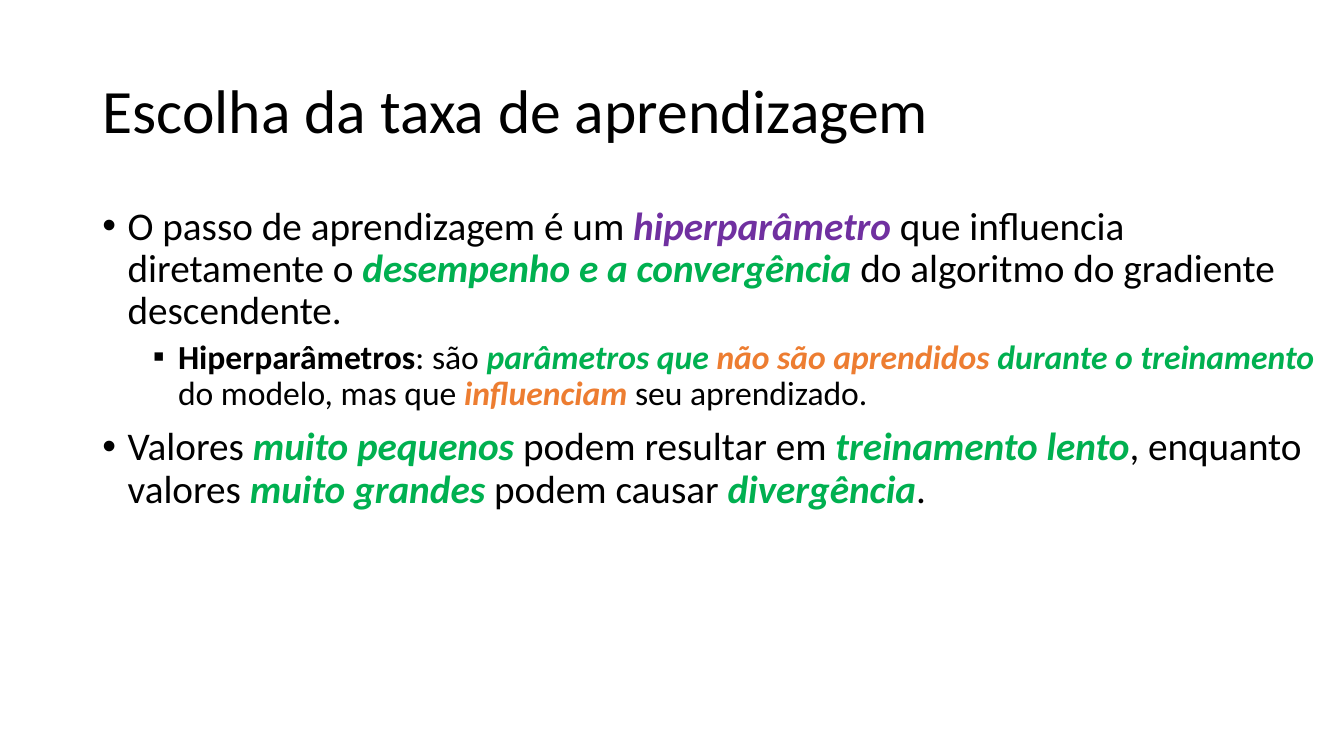
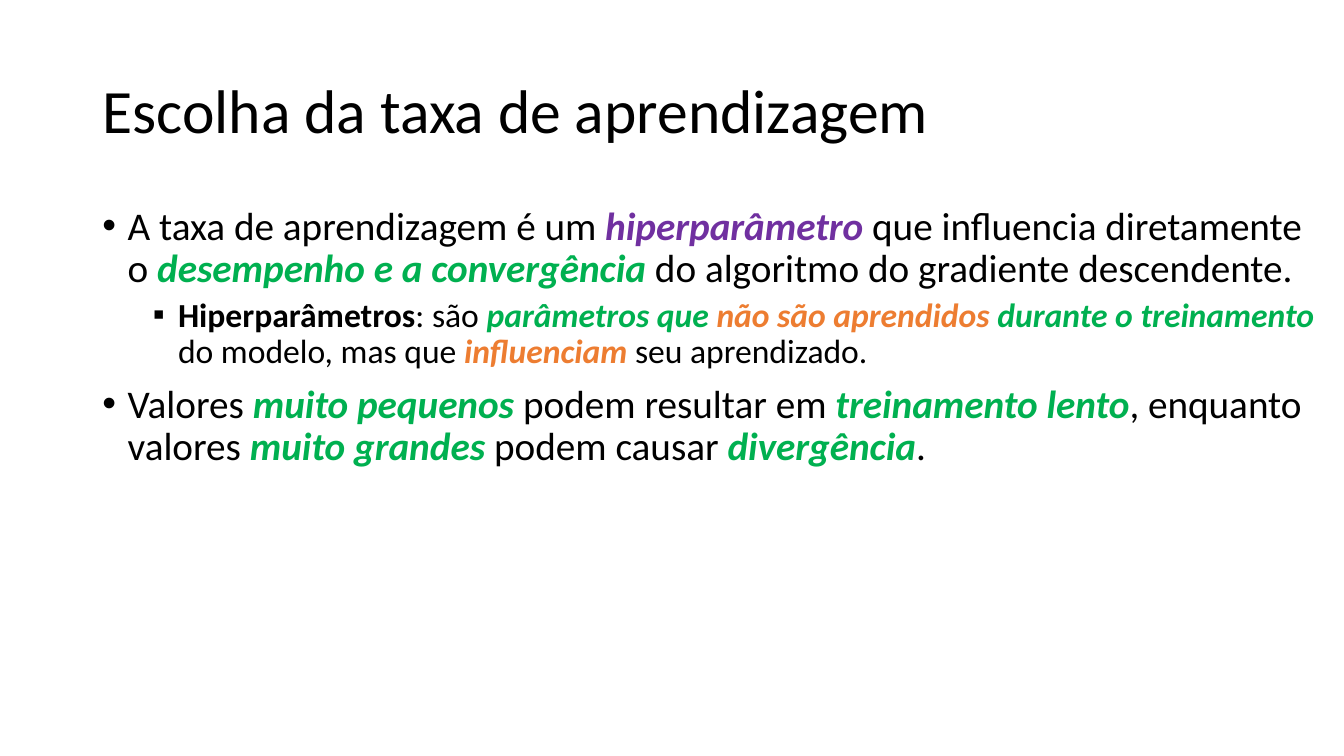
Before and after one commit to zz4fap/t319_aprendizado_de_maquina, a slide deck: slide 7 of slides/T319_Regressão_Linear (Parte III).pptx. Drawn at 1344x756 pixels with LibreOffice and Linux fonts; fonts in the diff are those of the drawing. Boxes give left, top, right and bottom in pixels: in the first picture for what was removed or moved away, otherwise in the second. Text is boxed around its words. In the diff, an @@ line names an element or a change of style, - is before the commit and + after.

Commit message:
update of slides

```diff
--- a/slides/T319_Regressão_Linear (Parte III).pptx
+++ b/slides/T319_Regressão_Linear (Parte III).pptx
@@ text at (x1=128, y1=212, x2=1301, y2=289): text changed @@
-• O passo de aprendizagem é um hiperparâmetro que influencia diretamente o desempenho e a convergência do algoritmo do gradiente descendente.
+• A taxa de aprendizagem é um hiperparâmetro que influencia diretamente o desempenho e a convergência do algoritmo do gradiente descendente.
```
Also in this commit, not shown: 2 other slides changed.
